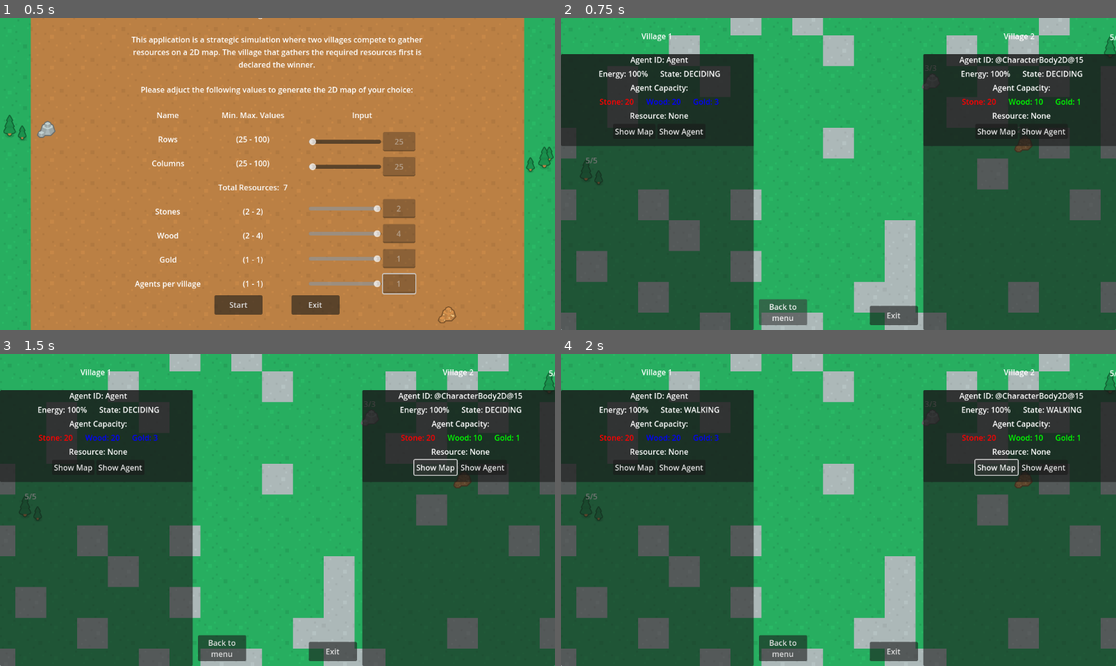
Above: before the commit, frames 1-4 (two rows, left to right).
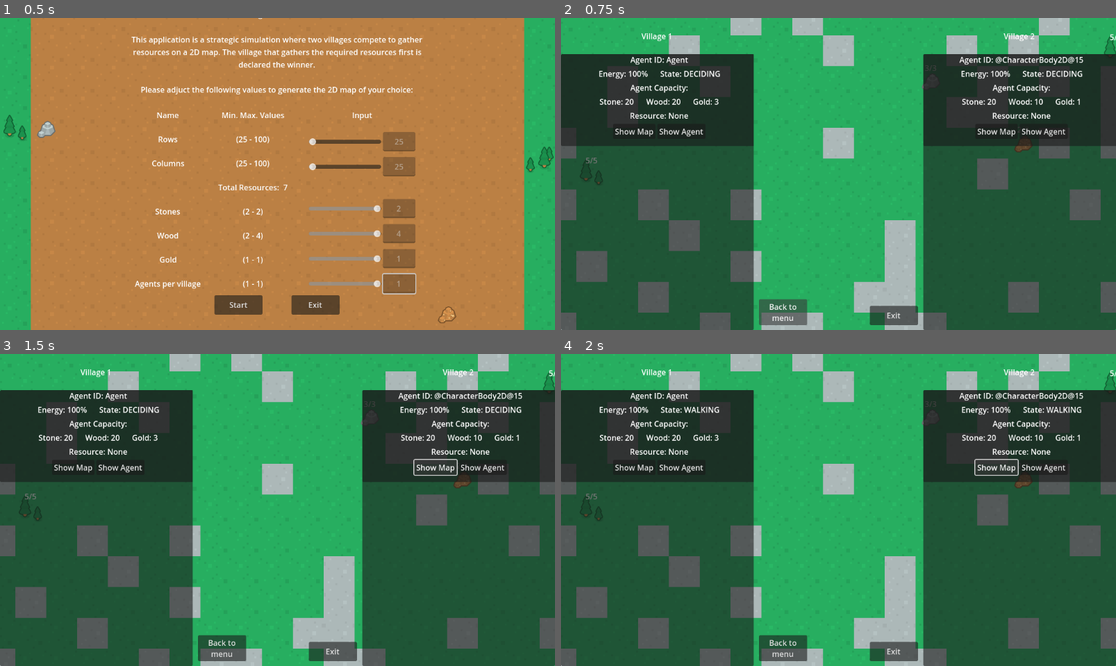
Above: after the commit, the same moments.

Repository: ApostolisSiampanis/intelligent-agents
Game: Godot game, scene res://scenes/input_screen.tscn
The game is run twice, just before and just after one commit, with the same random seed, the same clock (stepped at 60 frames per second) and the same inputs.
Inputs:
- Up to frame 1 (0.5 s): no input
- Up to frame 2 (0.75 s): click "Start" at 0.5 s
- Up to frame 3 (1.5 s): click "Show Map" at 1.25 s
- Up to frame 4 (2 s): no input

Frame 1 is identical in both runs. In frame 2, 0.4% of the frame differs, in the area x 7-94%, y 25-28%; in frame 3, 0.4%; in frame 4, 0.4%.

Commit message:
- remove the colors from the labels

Diff:
--- a/scripts/info_card.gd
+++ b/scripts/info_card.gd
@@ -55,50 +55,38 @@
 		## Speed
 		#if chromosome[3] == "0":
 			#label_chromosome_speed.text = "Speed: 100"
-			#label_chromosome_speed.modulate = Color(0, 1, 0) # Green
 		#else:
 			#label_chromosome_speed.text = "Speed: 150"
-			#label_chromosome_speed.modulate = Color(1, 0, 0) # Red
-		#
+
 		# Wood capacity
 		var wood_capacity_bits = chromosome.substr(4, 2)
 		match wood_capacity_bits:
 			"00":
 				label_wood_capacity.text = "Wood: 10"
-				label_wood_capacity.modulate = Color(0, 1, 0) # Green
 			"01":
 				label_wood_capacity.text = "Wood: 20"
-				label_wood_capacity.modulate = Color(0, 0, 1) # Blue
 			"10":
 				label_wood_capacity.text = "Wood: 30"
-				label_wood_capacity.modulate = Color(1, 0.5, 0) # Orange
 			"11":
 				label_wood_capacity.text = "Wood: 40"
-				label_wood_capacity.modulate = Color(1, 0, 0) # Red
 
 		# Stone capacity
 		var stone_capacity_bits = chromosome.substr(6, 2)
 		match stone_capacity_bits:
 			"00":
 				label_stone_capacity.text = "Stone: 5"
-				label_stone_capacity.modulate = Color(0, 1, 0) # Green
 			"01":
 				label_stone_capacity.text = "Stone: 10"
-				label_stone_capacity.modulate = Color(0, 0, 1) # Blue
 			"10":
 				label_stone_capacity.text = "Stone: 15"
-				label_stone_capacity.modulate = Color(1, 0.5, 0) # Orange
 			"11":
 				label_stone_capacity.text = "Stone: 20"
-				label_stone_capacity.modulate = Color(1, 0, 0) # Red
 
 		# Gold capacity
 		if chromosome[8] == "0":
 			label_gold_capacity.text = "Gold: 1"
-			label_gold_capacity.modulate = Color(0, 1, 0) # Green
 		else:
 			label_gold_capacity.text = "Gold: 3"
-			label_gold_capacity.modulate = Color(0, 0, 1) # Blue
 
 func _on_ButtonHighlightMap_pressed():
 	if map_highlight_mode == "":
